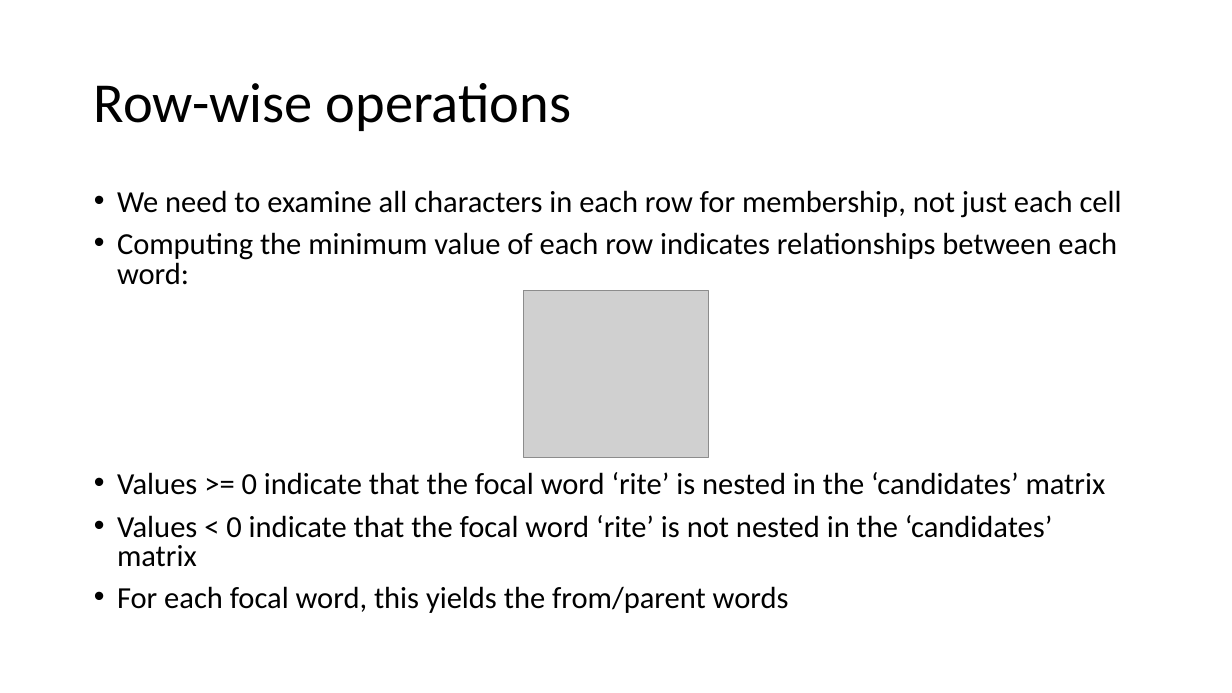
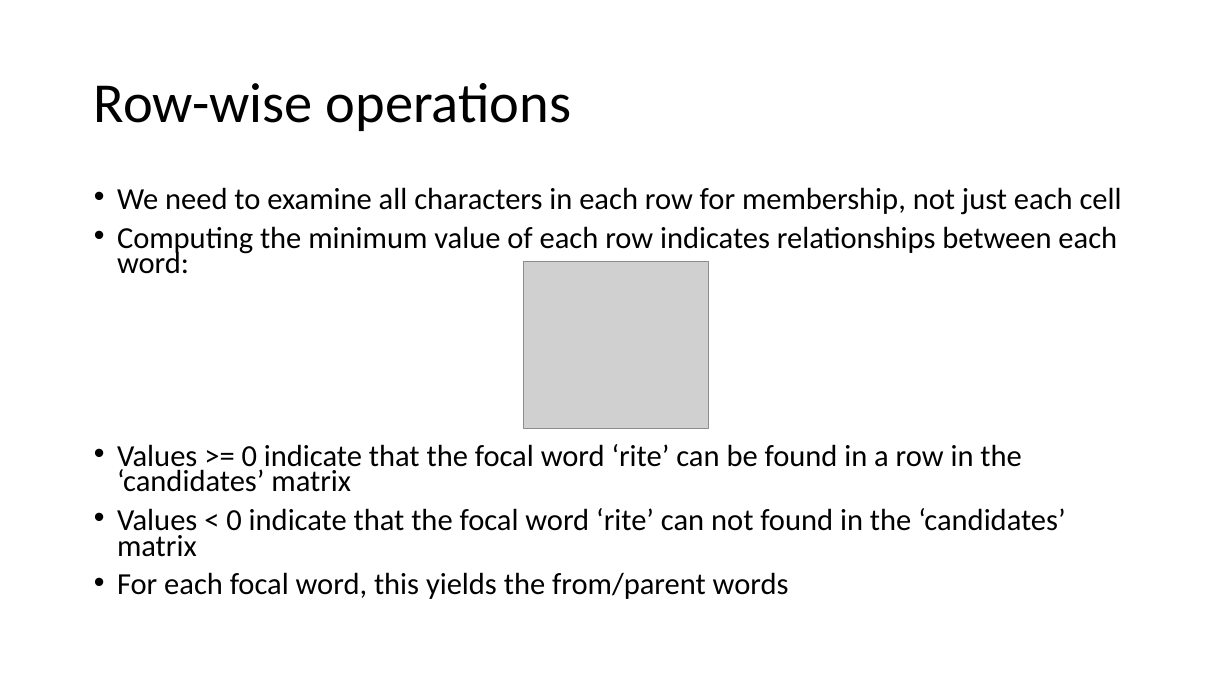
Before and after one commit to mike-babb/finding_anagrams, a slide deck: slide 10 of Finding Anagrams v3.0.pptx. Drawn at 1232x693 pixels with LibreOffice and Linux fonts; fonts in the diff are those of the drawing; grey boxes stand for pictures. Boxes give left, top, right and bottom in pixels: in the first picture for what was removed or moved away, otherwise in the second. Text is boxed around its words. In the diff, an @@ line names an element or a change of style, - is before the commit and + after.

```diff
--- a/Finding Anagrams v3.0.pptx
+++ b/Finding Anagrams v3.0.pptx
@@ text at (117, 187, 1122, 599): line spacing 0.8 to 0.7 @@
@@ picture: place and size @@
-picture at (524, 291, 709, 457)
+picture at (524, 262, 709, 428)
@@ text at (117, 444, 1065, 557): text changed @@
-• Values >= 0 indicate that the focal word ‘rite’ is nested in the ‘candidates’ matrix
-• Values < 0 indicate that the focal word ‘rite’ is not nested in the ‘candidates’ matrix
+• Values >= 0 indicate that the focal word ‘rite’ can be found in a row in the ‘candidates’ matrix
+• Values < 0 indicate that the focal word ‘rite’ can not found in the ‘candidates’ matrix
```
Also in this commit, not shown: 1 other slide changed, 2 slides added, 10 other files.
